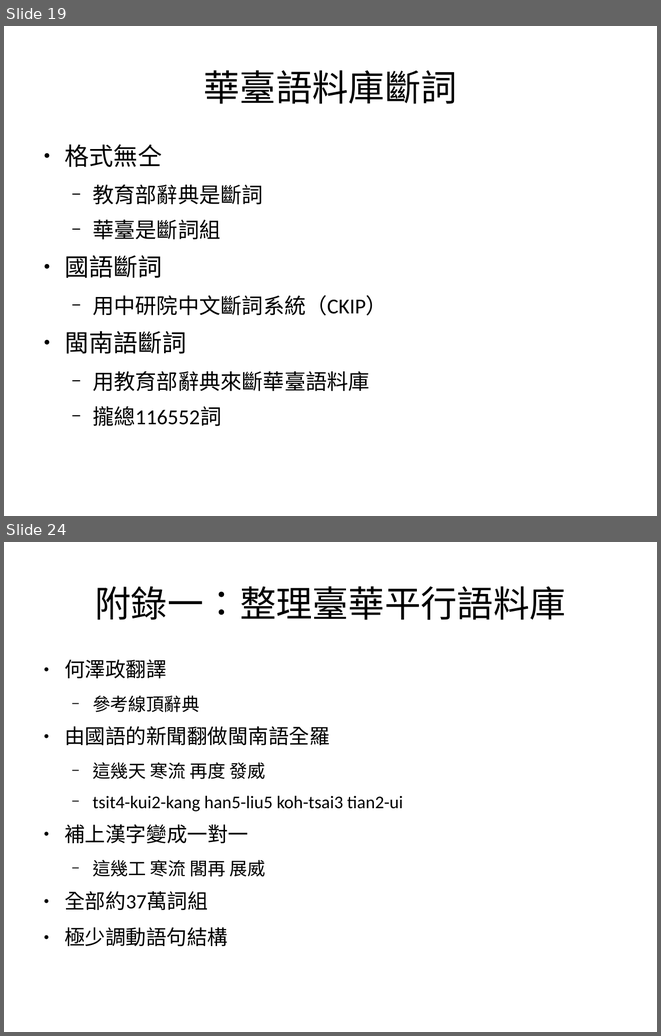
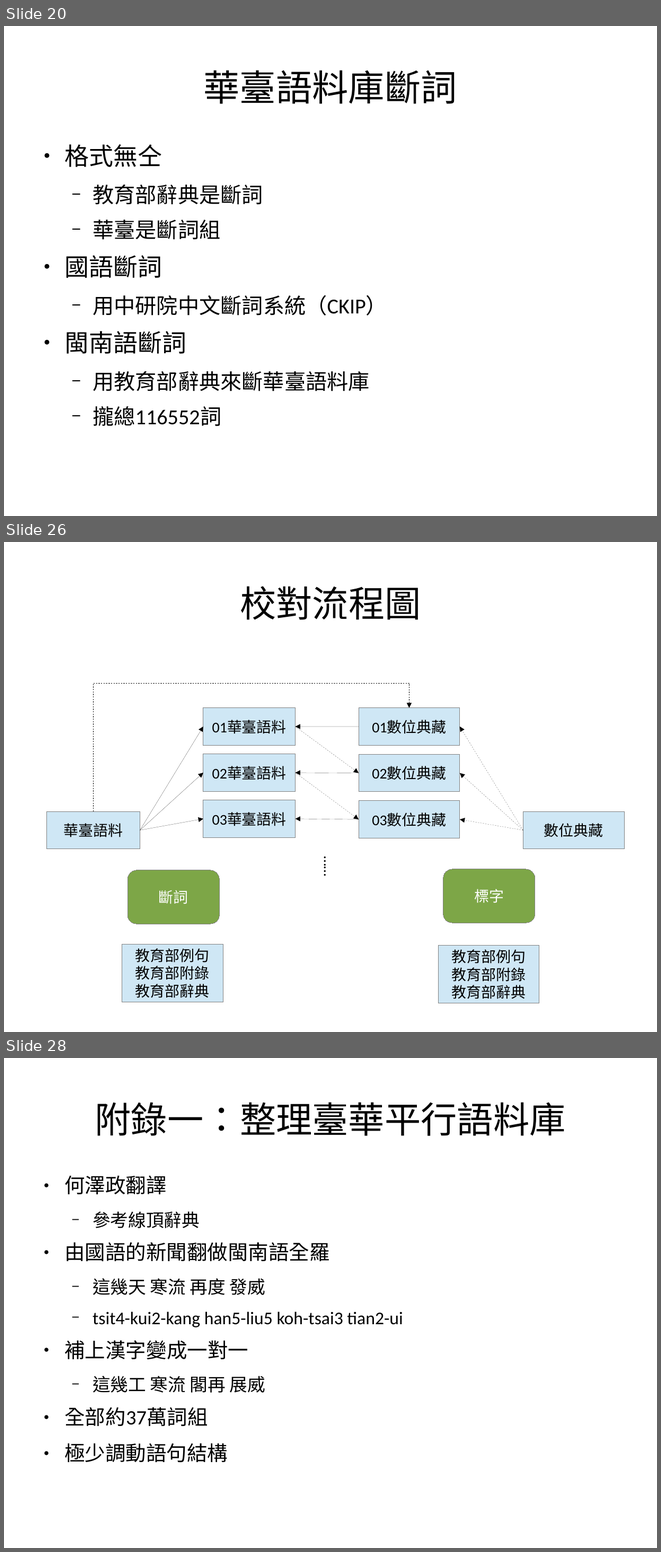
Before and after one commit to sih4sing5hong5/po3-ko3_tau5-iann2-phinn3, a slide deck: 翻譯報告.odp. Shown one above the other, each under a label of ours: slides 19 and 24 before the commit, slides 20, 26 and 28 after it; the slides between them are not shown. The pictures are 661x1036 and 661x1552 pixels, drawn with LibreOffice and Linux fonts; fonts in the diff are those of the drawing. Boxes give left, top, right and bottom in pixels: in the first picture for what was removed or moved away, otherwise in the second. Text is boxed around its words. In the diff, an @@ line names an element or a change of style, - is before the commit and + after.

Commit message:
順好全部流程　丞宏

```diff
--- a/翻譯報告.odp
+++ b/翻譯報告.odp
@@ slide 26 added at (4,542,657,1032), background #FFFFFF @@
@@ title added at (240,586,421,620), 44 pt, text #000000 @@
+校對流程圖
@@ group added at (46,683,625,1003): 11 arrows, 10 rectangles, 2 rounded rectangles, 1 elbow arrow, 1 text @@
+標字
+數位典藏
+華臺語料
+教育部例句
+教育部附錄
+教育部辭典
+斷詞
+教育部例句
+教育部附錄
+教育部辭典
+01數位典藏
+01華臺語料
+02數位典藏
+02華臺語料
+03華臺語料
+03數位典藏
+……
@@ what was slide 19 is now slide 20 @@
@@ what was slide 24 is now slide 28 @@
```
Also in this commit, not shown: 10 slides changed, 5 other slides added, 3 slides removed.
